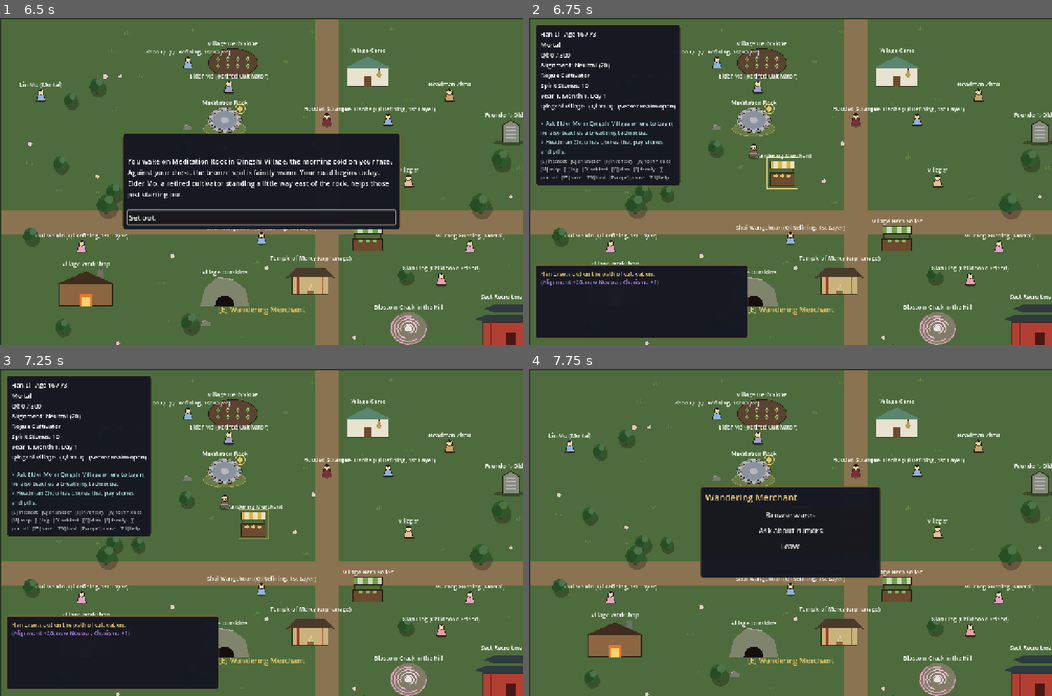
Above: before the commit, frames 1-4 (two rows, left to right).
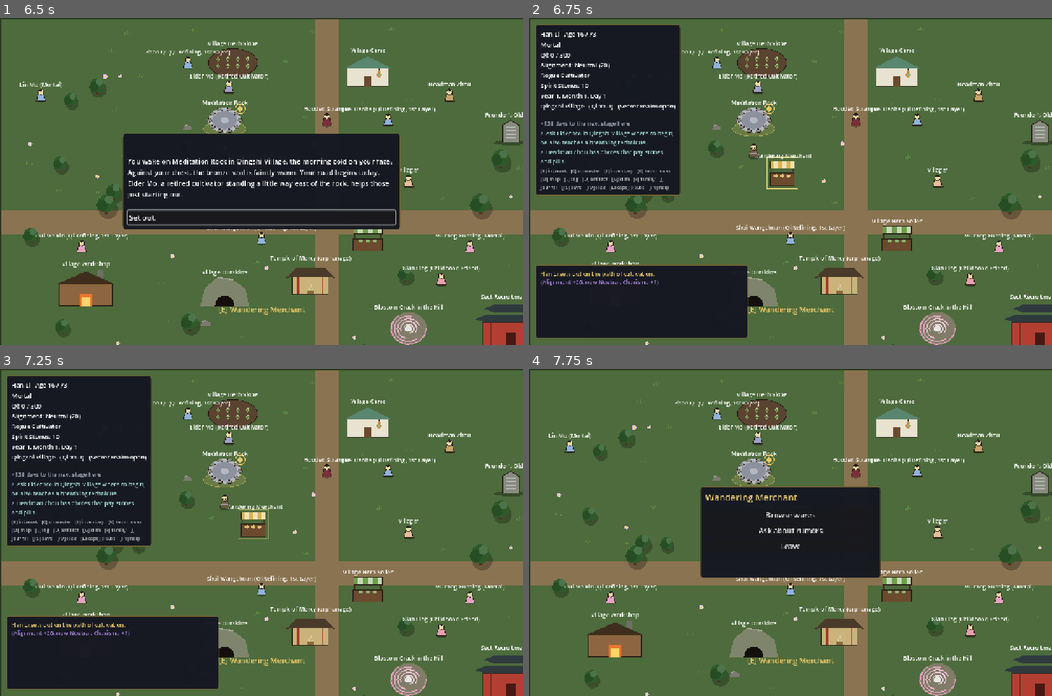
Above: after the commit, the same moments.

Repository: samridghimire/cultivation-game
Game: Godot game, scene res://src/ui/main_menu.tscn
The game is run twice, just before and just after one commit, with the same random seed, the same clock (stepped at 60 frames per second) and the same inputs.
Inputs (mouse positions are in pixels of both pictures, inside the frame that each line leads up to):
- Up to frame 1 (6.5 s): click "New Game" at 0.5 s; click "Begin" at 1.25 s; click "Reach for it." at 2 s; click "Protect those who cannot prot…" at 2.75 s; click "What are you?" at 3.5 s; click "Why me?" at 4.25 s; click "What are you?" at 5 s; click "..." at 5.75 s
- Up to frame 2 (6.75 s): click "Set out." at 6.5 s
- Up to frame 3 (7.25 s): no input
- Up to frame 4 (7.75 s): tap Enter at 7.25 s; move the mouse to (905, 516) at 7.27 s; hold D (move_right) from 7.28 s (still down); hold E (interact) from 7.28 s (still down); click (905, 516) at 7.42 s

Frame 1 is identical in both runs. In frame 2, 2.2% of the frame differs, in the area x 1-29%, y 31-55%; in frame 3, 2.2%; in frame 4, nothing differs.

Commit message:
[WU-041] Show the time to the next layer on the HUD
Co-Authored-By: Claude Sonnet 5.5 <noreply@anthropic.com>
Claude-Session: https://claude.ai/code/session_017tLRBNHaV3MdKBrvchhNmo

Diff:
--- a/src/ui/hud.gd
+++ b/src/ui/hud.gd
@@ -12,6 +12,7 @@
 var _status: Label
 var _qi_bar: ProgressBar
 var _bottleneck: Label
+var _next_layer: Label
 var _injuries: Label
 var _hint: Label
 var _log: RichTextLabel
@@ -288,6 +289,8 @@
 	_bottleneck = UIStyle.label("", 14, UIStyle.ACCENT)
 	_bottleneck.autowrap_mode = TextServer.AUTOWRAP_WORD_SMART
 	box.add_child(_bottleneck)
+	_next_layer = UIStyle.label("", 14, Color(0.62, 0.64, 0.7))
+	box.add_child(_next_layer)
 	_injuries = UIStyle.label("", 14, UIStyle.CATEGORY_COLORS["danger"])
 	_injuries.autowrap_mode = TextServer.AUTOWRAP_WORD_SMART
 	box.add_child(_injuries)
@@ -399,6 +402,8 @@
 	_bottleneck.text = bottleneck_hint(p, data)
 	_bottleneck.visible = _bottleneck.text != ""
 	_qi_bar.modulate = UIStyle.ACCENT if _bottleneck.visible else Color.WHITE
+	_next_layer.text = next_layer_text(GameState.days_to_next_stage(density), p, data)
+	_next_layer.visible = _next_layer.text != ""
 	_injuries.visible = Injuries.has_any(p)
 	_injuries.text = "Injured: " + ", ".join(Injuries.describe(p, data))
 	var hint_count := int(Settings.get_value("hud_hints"))
@@ -407,6 +412,14 @@
 		hints = Guidance.hints(p, data, GameState.hint_density(), hint_count, GameState.npcs, GameState.world_flags, GameState.current_region, GameClock.total_days)
 	_hint.visible = not hints.is_empty()
 	_hint.text = "\n".join(Array(hints).map(func(h: String) -> String: return "> " + h))
+
+
+## "~N days to the next layer here" ("" at a bottleneck, with no qi rate, or beyond ten years).
+static func next_layer_text(days: int, c: CharacterData, data: GameData) -> String:
+	if days < 0 or days > 3650 or Cultivation.is_at_bottleneck(c, data):
+		return ""
+	var target := "layer" if data.realms[c.realm_index].id == "qi_refining" else "stage"
+	return "~%d %s to the next %s here" % [days, "day" if days == 1 else "days", target]
 
 
 ## Message category for the age line: "danger" or "warning" when little of
--- a/tests/unit/test_hud_cues.gd
+++ b/tests/unit/test_hud_cues.gd
@@ -83,3 +83,28 @@
 	assert_true(status.visible and log_panel.visible, "time-skip overlay keeps the HUD")
 	skip.visible = false
 	hud.queue_free()
+
+
+## WU-041: a dim line under the qi bar says how long until the next layer.
+func test_hud_next_layer_label() -> void:
+	var tree := Engine.get_main_loop() as SceneTree
+	var gs: Node = tree.root.get_node("GameState")
+	var c := new_character()
+	gs.start_session(c)
+	gs.pending_event = ""
+	var hud: CanvasLayer = load("res://src/ui/hud.tscn").instantiate()
+	tree.root.add_child(hud)
+	await tree.process_frame
+	var label: Label = hud.get("_next_layer")
+	var days: int = gs.days_to_next_stage(gs.region_qi_density())
+	assert_true(days > 0 and days <= 3650)
+	assert_true(label.visible)
+	assert_true(label.text.contains("~%d " % days), "shows %d days, got '%s'" % [days, label.text])
+	c.qi = Cultivation.qi_required(c, gs.data) - 0.0
+	c.stage = gs.data.realms[c.realm_index].stage_names.size() - 1
+	c.qi = Cultivation.qi_required(c, gs.data)
+	assert_true(Cultivation.is_at_bottleneck(c, gs.data))
+	assert_eq(HUD.next_layer_text(-1, c, gs.data), "")
+	assert_eq(HUD.next_layer_text(5, c, gs.data), "", "hidden at the bottleneck")
+	hud.queue_free()
+	gs.end_session()
